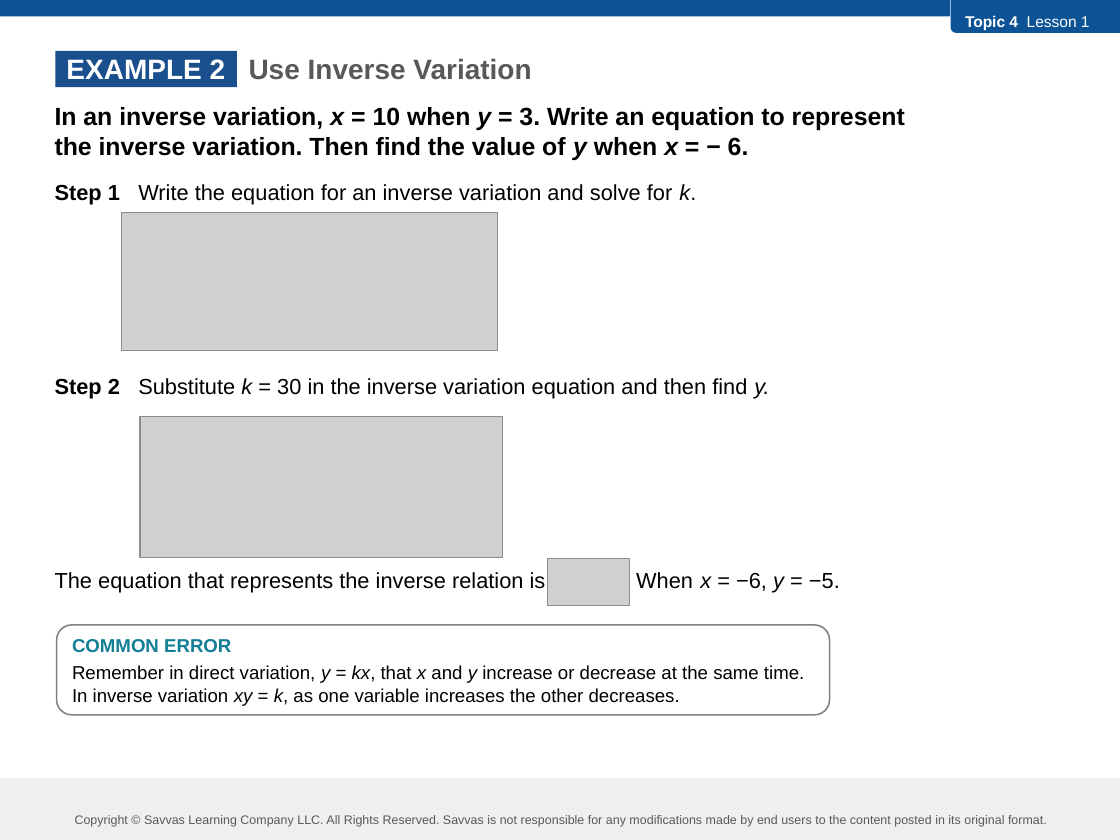
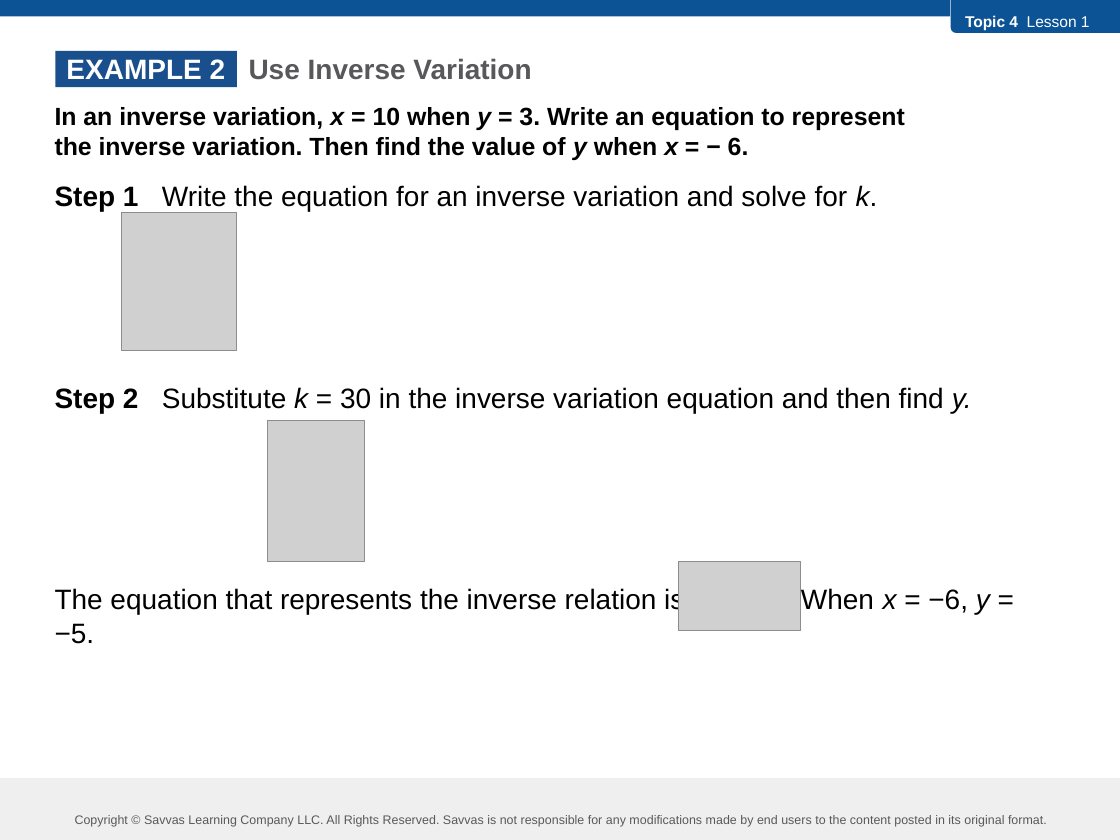
Before and after one commit to robjohncolson/feb25-25, a slide deck: slide 7 of L4-1.pptx. Drawn at 1120x840 pixels with LibreOffice and Linux fonts; fonts in the diff are those of the drawing; grey boxes stand for pictures. Boxes give left, top, right and bottom in pixels: in the first picture for what was removed or moved away, otherwise in the second. Text is boxed around its words. In the diff, an @@ line names an element or a change of style, - is before the commit and + after.

```diff
--- a/L4-1.pptx
+++ b/L4-1.pptx
@@ text at box(55, 185, 990, 615): size 14 to 18 pt in "Step 1 Write the equation for an ...", "Step 2 Substitute k = 30 in ...", "The equation that represents the inverse relation ..." @@
@@ picture: place and size @@
-picture at box(121, 213, 497, 351)
+picture at box(121, 213, 236, 351)
@@ picture: place and size @@
-picture at box(140, 417, 503, 557)
+picture at box(268, 421, 364, 561)
@@ picture: place and size @@
-picture at box(548, 559, 629, 605)
+picture at box(679, 561, 801, 631)
@@ rounded rectangle removed at box(57, 625, 830, 715) @@
-COMMON ERROR
-Remember in direct variation, y = kx, that x and y increase or decrease at the same time. In inverse variation xy = k, as one variable increases the other decreases.
```
Also in this commit, not shown: 6 other slides changed, 5 other files.
